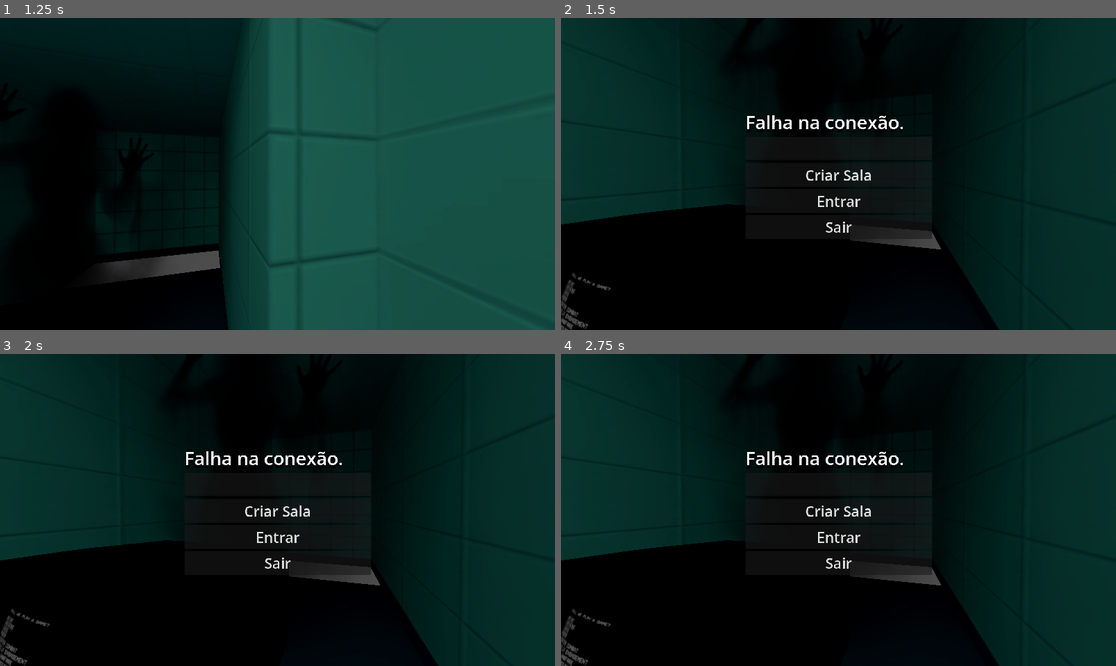
Above: before the commit, frames 1-4 (two rows, left to right).
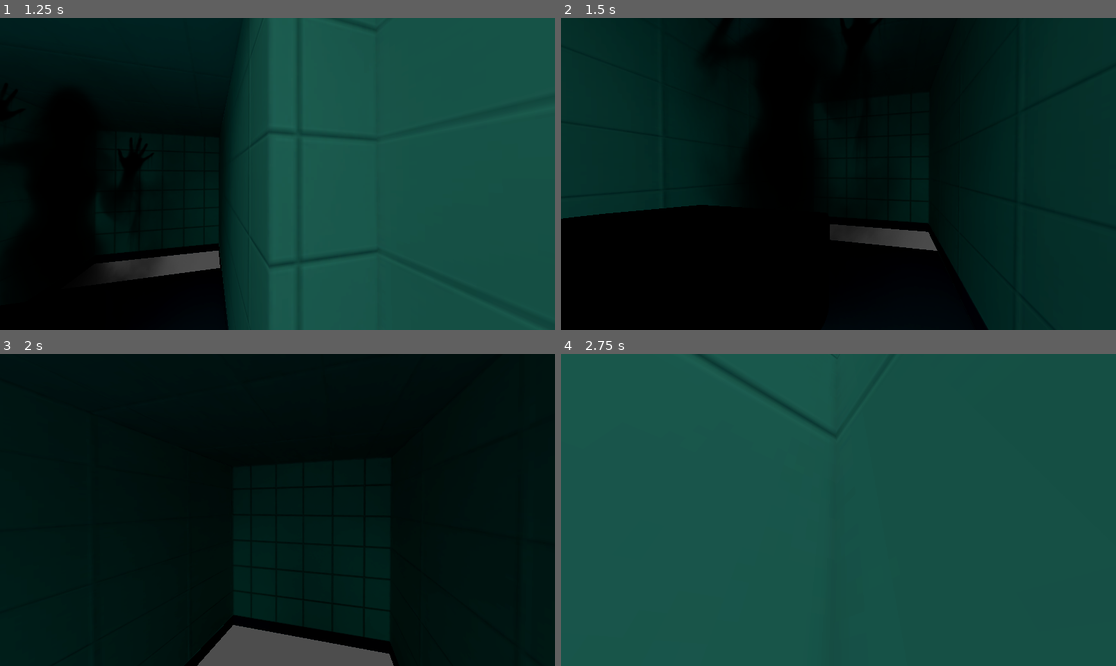
Above: after the commit, the same moments.

Repository: Studio-Zee/Godot-SimpleMultiplayer
Game: Godot game, scene res://exemplo/cenas/lobby.tscn
Two runs of this game, one before a commit and one after it. Both use one fixed random seed, a clock stepped at 60 frames per second and the inputs below.
Inputs (mouse positions are in pixels of both pictures, inside the frame that each line leads up to):
- Up to frame 1 (1.25 s): tap Enter (ui_accept) at 0.5, 0.77 s; move the mouse to (305, 174) at 0.52 s; hold Up (ui_up) from 0.53 s (still down)
- Up to frame 2 (1.5 s): keep holding Up (ui_up); move the mouse to (810, 174) at 1.27 s
- Up to frame 3 (2 s): keep holding Up (ui_up); tap Enter (ui_accept) at 1.52 s
- Up to frame 4 (2.75 s): move the mouse to (894, 441) at 2.02 s; release Up (ui_up) at 2.03 s; hold Right (ui_right) from 2.03 s (still down); click (894, 441) at 2.17 s

Frame 1 is identical in both runs. In frame 2, 2.1% of the frame differs, in the area x 0-79%, y 31-100%; in frame 3, 37%; in frame 4, 100%, in the area x 0-100%, y 0-100%.

Commit message:
Adiciona suporte ao plugin de joystick e atualiza lógica de entrada do jogador

Diff:
--- a/exemplo/cenas/lobby.tscn
+++ b/exemplo/cenas/lobby.tscn
@@ -3,6 +3,7 @@
 [ext_resource type="PackedScene" uid="uid://cqjgcw2w5l1ny" path="res://exemplo/modelos/there_is_something....glb" id="1_lxmr4"]
 [ext_resource type="Script" uid="uid://qc0ghf6yds1f" path="res://exemplo/scripts/lobby/lobby.gd" id="2_a1lms"]
 [ext_resource type="PackedScene" uid="uid://dmfwskkhffag0" path="res://exemplo/cenas/monitor.tscn" id="3_kj0ed"]
+[ext_resource type="PackedScene" uid="uid://dmr0fcamx7t56" path="res://addons/virtual_joystick/virtual_joystick_scene.tscn" id="5_ltsnn"]
 [ext_resource type="PackedScene" uid="uid://by5og5nqib44m" path="res://exemplo/player/player_local.tscn" id="5_qp1wg"]
 
 [sub_resource type="ConcavePolygonShape3D" id="ConcavePolygonShape3D_2se70"]
@@ -164,6 +165,8 @@
 theme_override_font_sizes/font_size = 30
 text = "Sair"
 
+[node name="Virtual Joystick" parent="." index="6" unique_id=1863613108 instance=ExtResource("5_ltsnn")]
+
 [connection signal="body_entered" from="monitor/ZonaTerminal" to="." method="_on_zona_terminal_body_entered"]
 [connection signal="body_exited" from="monitor/ZonaTerminal" to="." method="_on_zona_terminal_body_exited"]
 [connection signal="input_event" from="TelaTouch" to="TelaTouch" method="_on_input_event"]
--- a/exemplo/scripts/player/player.gd
+++ b/exemplo/scripts/player/player.gd
@@ -32,28 +32,28 @@
 
 # [PT-BR] Trata entrada do usuário para liberar o mouse e rotacionar corpo/câmera em modo capturado
 # [EN] Handles user input to release the mouse and rotate body/camera while captured
-func _input(event):
-	# [PT-BR] Se a interface do terminal estiver aberta, não gira a câmera!
-	# [EN] If the terminal UI is open, do not rotate the camera!
+# Troque _input para _unhandled_input
+func _unhandled_input(event):
+	# [PT-BR] O botão ESC / sair do modo capturado continua aqui
+	# [EN] The ESC button / exit from captured mode is handled here
+	if event.is_action_pressed("ui_cancel"):
+		if Input.get_mouse_mode() == Input.MOUSE_MODE_CAPTURED:
+			Input.set_mouse_mode(Input.MOUSE_MODE_VISIBLE)
+		else:
+			Input.set_mouse_mode(Input.MOUSE_MODE_CAPTURED)
+
+	# [PT-BR] Se a interface estiver aberta (mouse visível), não gira
+	# [EN] If the interface is open (mouse visible), do not rotate
 	if Input.get_mouse_mode() == Input.MOUSE_MODE_VISIBLE:
 		return
 
-	# [PT-BR] Aceita MOUSE ou TOQUE (Arrastar)
-	# [EN] Accepts MOUSE or TOUCH (Drag)
+	# [PT-BR] A rotação só acontece quando o arraste não está sobre o joystick
+	# [EN] Rotation only happens when the drag is not over the joystick
 	if event is InputEventMouseMotion or event is InputEventScreenDrag:
-		# [PT-BR] Gira o corpo do Player para os lados (Esquerda/Direita)
-		# [EN] Rotate the Player body left/right
 		rotate_y(-event.relative.x * sensibilidade)
 
-		# [PT-BR] Gira a Câmera para cima/baixo
-		# [EN] Rotate the Camera up/down
-		# [PT-BR] Troque pelo caminho correto da sua câmera
-		# [EN] Replace with the correct path to your camera
 		var camera = $Camera3D
 		camera.rotate_x(-event.relative.y * sensibilidade)
-
-		# [PT-BR] Trava a câmera para o personagem não dar cambalhota (olhar muito pra trás)
-		# [EN] Clamp the camera so the character can't flip over (look too far back)
 		camera.rotation.x = clamp(camera.rotation.x, deg_to_rad(-70), deg_to_rad(70))
 
 # [PT-BR] Atualiza gravidade, salto, deslocamento e replica o estado local para o servidor
Not shown, changed: .gitignore
